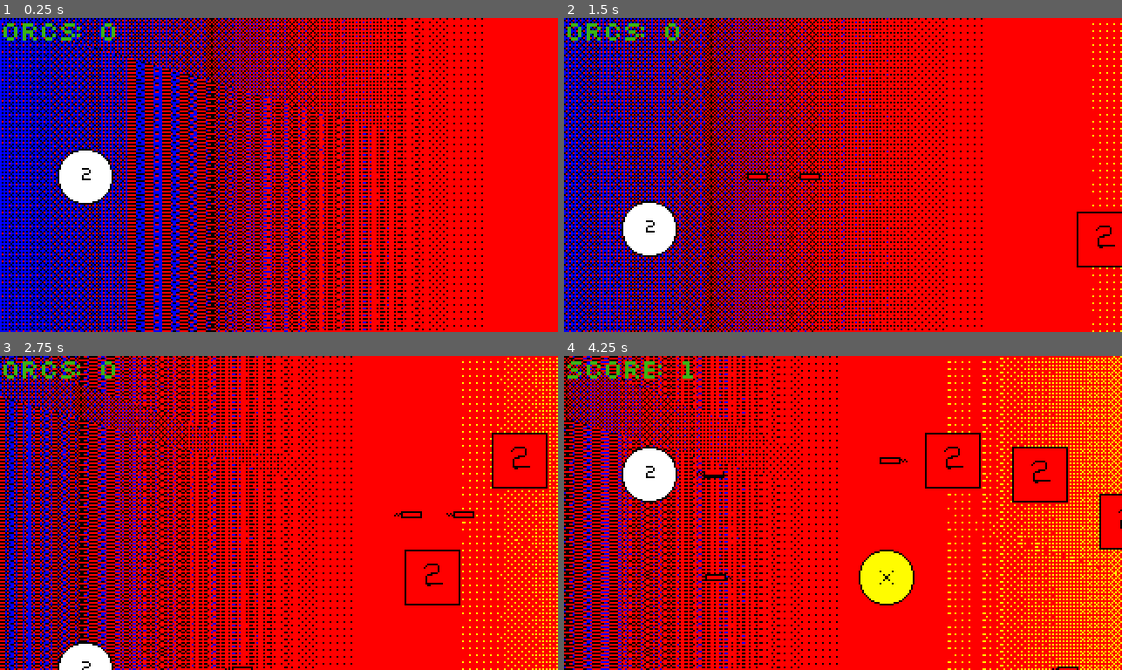
Above: before the commit, frames 1-4 (two rows, left to right).
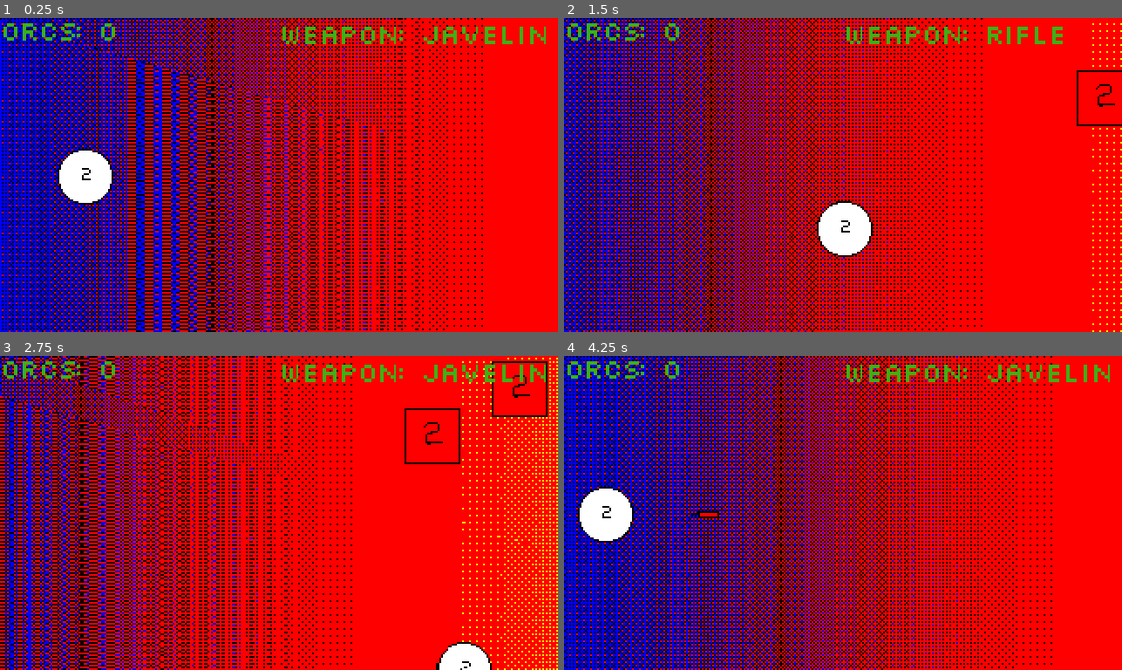
Above: after the commit, the same moments.

Repository: Retropia-Games/orc-destroyer
Game: Godot game, scene res://stage.tscn
Two runs of this game, one before a commit and one after it. Both use one fixed random seed, a clock stepped at 60 frames per second and the inputs below.
Inputs:
- Up to frame 1 (0.25 s): no input
- Up to frame 2 (1.5 s): tap Enter at 0.5, 1.35 s; hold Right 0.53-1.28 s; hold Enter 0.53-1.28 s; tap Tab (ui_focus_next) at 0.6 s; tap Space at 0.77, 1.07 s; hold Down from 1.28 s (still down)
- Up to frame 3 (2.75 s): tap Space at 1.52, 1.55, 1.82 s; release Down at 2.03 s; hold Right from 2.03 s (still down); hold Space from 2.03 s (still down); tap Tab (ui_focus_next) at 2.3 s
- Up to frame 4 (4.25 s): release Right at 2.78 s; release Space at 2.78 s; hold Up 2.78-3.53 s; tap Tab (ui_focus_next) at 2.85 s; tap Space at 3.02, 3.32, 3.77, 3.8, 4.07 s; tap Enter at 3.05 s; hold Left from 3.53 s (still down); hold Enter from 3.53 s (still down)

The runs differ from the first frame. In frame 1, 0.9% of the frame differs, in the area x 50-98%, y 2-9%; in frame 2, 4.1%; in frame 3, 3.8%; in frame 4, 51%, in the area x 0-100%, y 0-100%.

Commit message:
Add weapon selection

Diff:
--- a/player.gd
+++ b/player.gd
@@ -1,6 +1,6 @@
 extends Area2D
 
-
+var weapon = "javelin";
 var explosion_scene = preload("res://explosion.tscn")
 
 export var MOVE_SPEED = 150.0
@@ -9,6 +9,7 @@
 var can_shoot = true
 
 signal destroyed
+signal change_weapon
 
 func _process(delta):
 	var input_dir = Vector2()
@@ -19,6 +20,13 @@
 
 	if Input.is_key_pressed(KEY_DOWN):
 		input_dir.y += 1.0
+
+	# Left & right movement
+	if Input.is_key_pressed(KEY_LEFT):
+		input_dir.x -= 1.0
+
+	if Input.is_key_pressed(KEY_RIGHT):
+		input_dir.x += 1.0
 
 	position += (delta * MOVE_SPEED) * input_dir
 
@@ -31,13 +39,24 @@
 	# Shoting
 	if Input.is_key_pressed(KEY_SPACE) and can_shoot:
 		can_shoot = false
+		if weapon == "javelin":
+			shoot_javelin()
 
-		var stage_node = get_parent()
+func _input(event):
+	# Change weapon
+	if event.is_action_released("ui_focus_next") and weapon == "javelin":
+		weapon = "rifle"
+		emit_signal("change_weapon", weapon)
+	elif event.is_action_released("ui_focus_next") and weapon == "rifle":
+		weapon = "javelin"
+		emit_signal("change_weapon", weapon)
 
-		var shot_instance = shot_scene.instance()
-		shot_instance.position = position + Vector2(20, 0)
-		stage_node.add_child(shot_instance)
+func shoot_javelin():
+	var stage_node = get_parent()
 
+	var shot_instance = shot_scene.instance()
+	shot_instance.position = position + Vector2(20, 0)
+	stage_node.add_child(shot_instance)
 
 func _on_reload_timer_timeout():
 	can_shoot = true
--- a/project.godot
+++ b/project.godot
@@ -19,8 +19,9 @@
 
 window/size/width=320
 window/size/height=180
-window/size/test_width=1280
-window/size/test_height=720
+window/size/always_on_top=true
+window/size/test_width=320
+window/size/test_height=180
 window/stretch/mode="viewport"
 window/stretch/aspect="keep"
 
--- a/stage.gd
+++ b/stage.gd
@@ -10,6 +10,7 @@
 
 func _ready():
 	get_node("player").connect("destroyed", self, "_on_player_destroyed")
+	get_node("player").connect("change_weapon", self, "_on_weapon_change")
 	get_node("spawn_timer").connect("timeout", self, "_on_spawn_timer_timeout")
 
 func _on_player_destroyed():
@@ -31,3 +32,7 @@
 func _on_player_score():
 	score += 1
 	get_node("ui/score").text = "Score: " + str(score)
+
+func _on_weapon_change(weapon):
+	print(weapon)
+	get_node("ui/weapon").text = "Weapon: " + str(weapon)
--- a/stage.tscn
+++ b/stage.tscn
@@ -1,9 +1,11 @@
-[gd_scene load_steps=7 format=2]
+[gd_scene load_steps=8 format=2]
 
 [ext_resource path="res://player.tscn" type="PackedScene" id=1]
 [ext_resource path="res://sprites/dummy/bacgkround_1.png" type="Texture" id=2]
 [ext_resource path="res://stage.gd" type="Script" id=3]
 [ext_resource path="res://background.gd" type="Script" id=4]
+
+[sub_resource type="Theme" id=3]
 
 [sub_resource type="DynamicFontData" id=1]
 antialiased = false
@@ -12,7 +14,7 @@
 [sub_resource type="DynamicFont" id=2]
 font_data = SubResource( 1 )
 
-[node name="Node2D" type="Node2D"]
+[node name="stage" type="Node2D"]
 script = ExtResource( 3 )
 
 [node name="spawn_timer" type="Timer" parent="."]
@@ -34,6 +36,7 @@
 [node name="score" type="Label" parent="ui"]
 margin_right = 40.0
 margin_bottom = 14.0
+theme = SubResource( 3 )
 custom_colors/font_color = Color( 0.231373, 0.701961, 0.0862745, 1 )
 custom_fonts/font = SubResource( 2 )
 text = "Orcs: 0"
@@ -56,3 +59,14 @@
 align = 1
 valign = 1
 uppercase = true
+
+[node name="weapon" type="Label" parent="ui"]
+margin_left = 160.0
+margin_top = 2.0
+margin_right = 315.0
+margin_bottom = 19.0
+theme = SubResource( 3 )
+custom_colors/font_color = Color( 0.231373, 0.701961, 0.0862745, 1 )
+custom_fonts/font = SubResource( 2 )
+text = "Weapon: Javelin"
+uppercase = true
